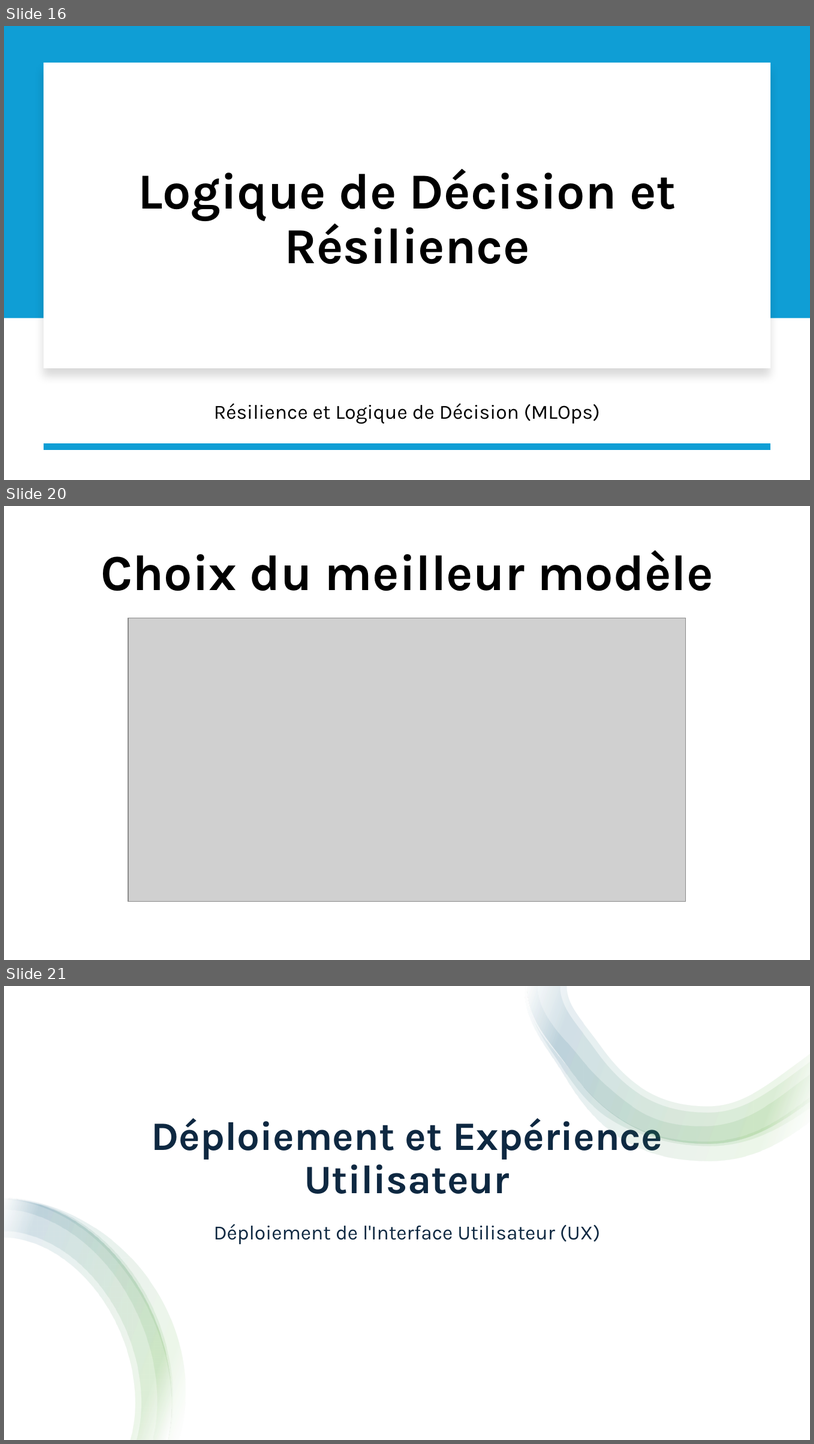
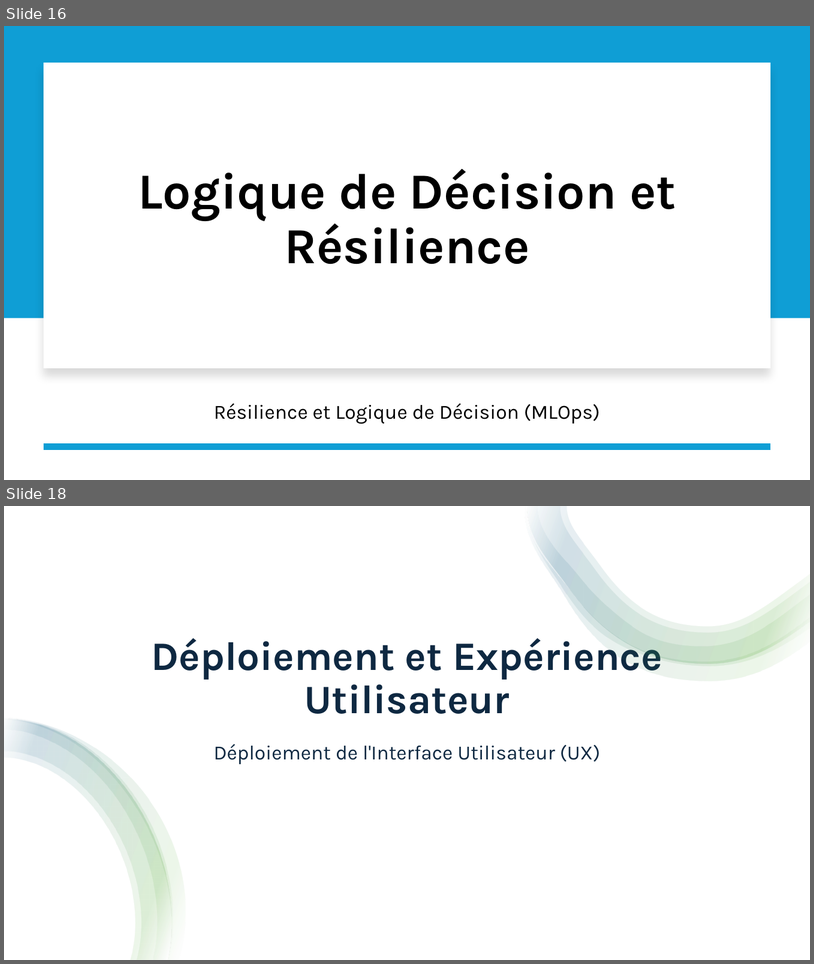
Before and after one commit to Poincare008/Capstone-Chatbot-Intelligent, a slide deck: presentation MedBot.pptx. Shown one above the other, each under a label of ours: slides 16, 20 and 21 before the commit, slides 16 and 18 after it; the slides between them are not shown. The pictures are 814x1444 and 814x964 pixels, drawn with LibreOffice and Linux fonts; fonts in the diff are those of the drawing; grey boxes stand for pictures. Boxes give left, top, right and bottom in pixels: in the first picture for what was removed or moved away, otherwise in the second. Text is boxed around its words. In the diff, an @@ line names an element or a change of style, - is before the commit and + after.

```diff
--- a/presentation MedBot.pptx
+++ b/presentation MedBot.pptx
@@ slide 20 removed at box(4, 506, 810, 960), background #FFFFFF @@
@@ title removed at box(101, 550, 713, 591) @@
-Choix du meilleur modèle
@@ picture removed at box(128, 618, 686, 901) @@
@@ what was slide 21 is now slide 18 @@
```
Also in this commit, not shown: 5 slides changed, 2 other slides removed, 6 other files.
